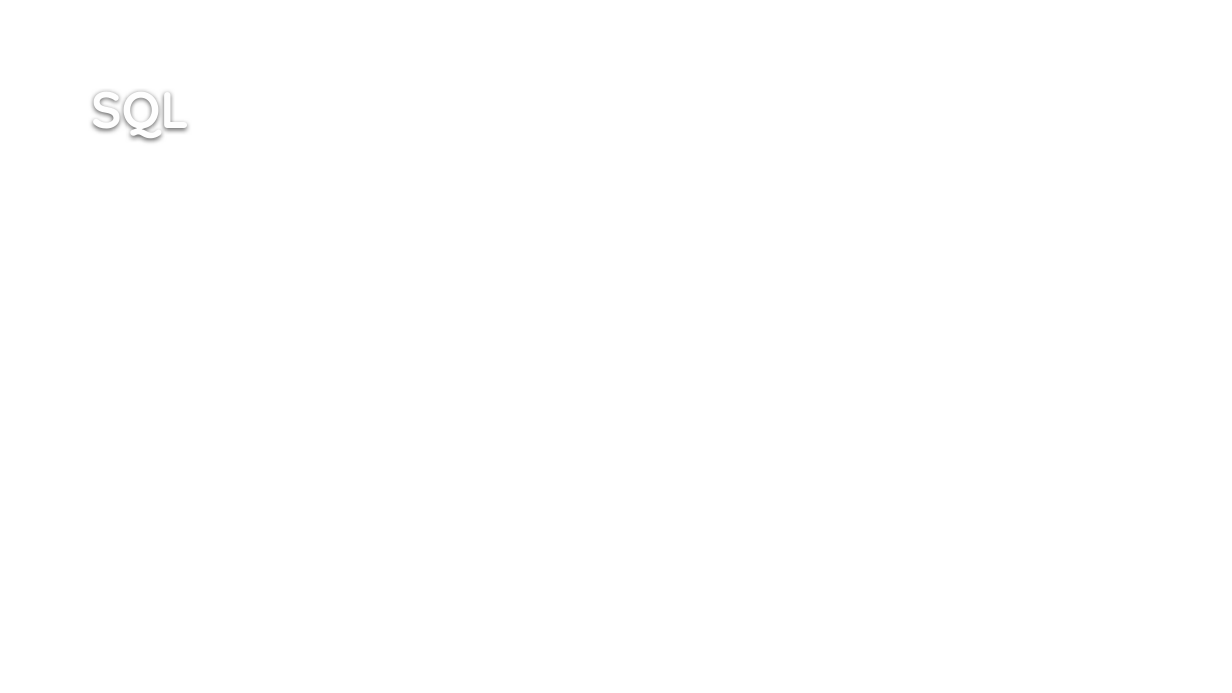
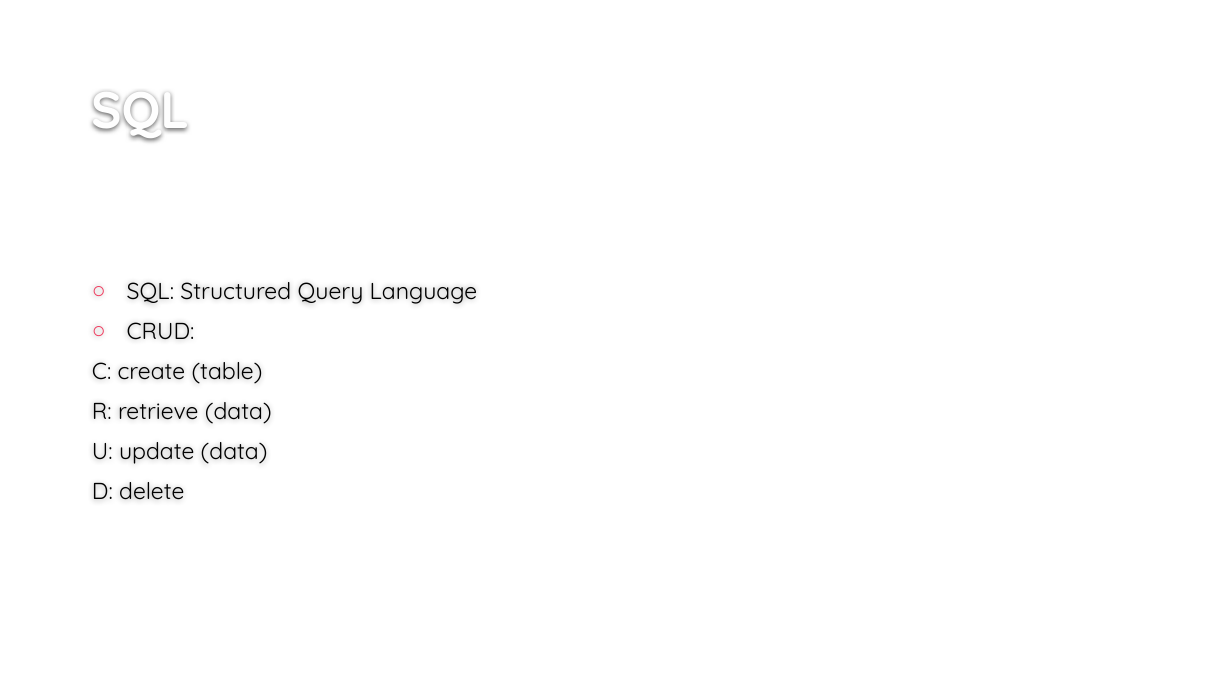
Before and after one commit to mtchem/GDI_Beginning_SQL, a slide deck: slide 7 of Beginning_SQL_pres.pptx. Drawn at 1232x693 pixels with LibreOffice and Linux fonts; fonts in the diff are those of the drawing; background and template pictures are left out. Boxes give left, top, right and bottom in pixels: in the first picture for what was removed or moved away, otherwise in the second. Text is boxed around its words. In the diff, an @@ line names an element or a change of style, - is before the commit and + after.

Commit message:
CRUD slide done

```diff
--- a/Beginning_SQL_pres.pptx
+++ b/Beginning_SQL_pres.pptx
@@ text added at [92,282,477,500], 18 pt, text #000000 @@
+○ SQL: Structured Query Language
+○ CRUD:
+C: create (table)
+R: retrieve (data)
+U: update (data)
+D: delete
```
